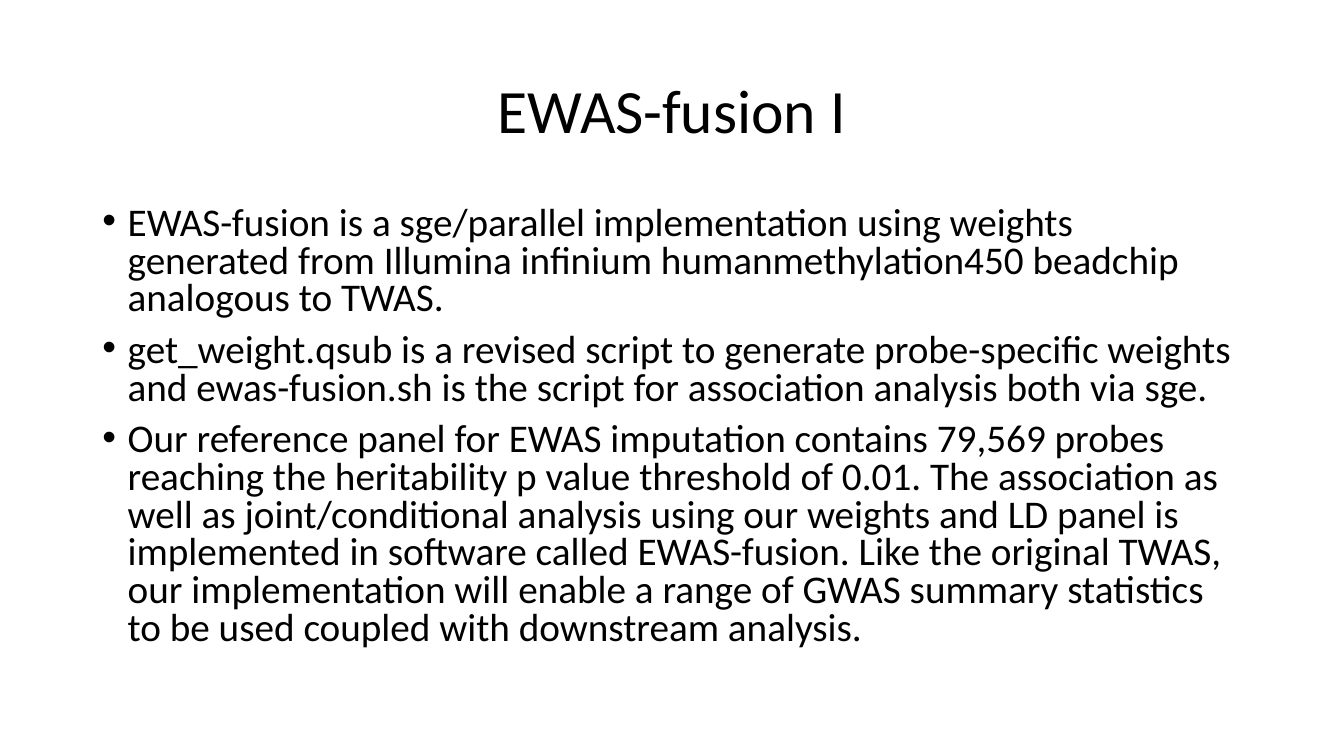
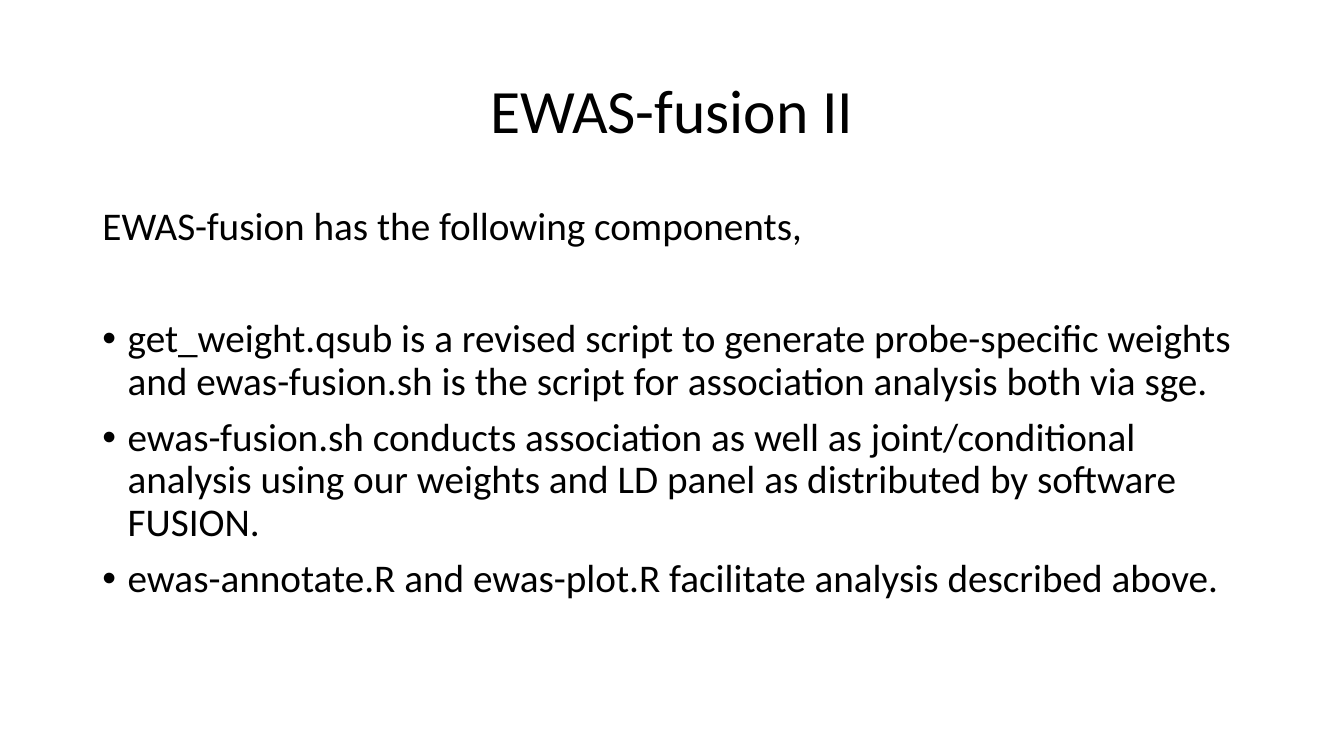
Before and after one commit to jinghuazhao/EWAS-fusion, a slide deck: slide 10 of README.pptx (slide 9 before the commit). Drawn at 1344x756 pixels with LibreOffice and Linux fonts; fonts in the diff are those of the drawing. Boxes give left, top, right and bottom in pixels: in the first picture for what was removed or moved away, otherwise in the second. Text is boxed around its words. In the diff, an @@ line names an element or a change of style, - is before the commit and + after.

```diff
--- a/README.pptx
+++ b/README.pptx
@@ title at (x1=490, y1=90, x2=853, y2=134): text changed @@
-EWAS-fusion I
+EWAS-fusion II
@@ text at (x1=102, y1=212, x2=802, y2=247): text changed @@
-• EWAS-fusion is a sge/parallel implementation using weights generated from Illumina infinium humanmethylation450 beadchip analogous to TWAS.
+EWAS-fusion has the following components,
@@ text at (x1=128, y1=324, x2=1230, y2=402): line spacing 0.8 to 0.9 @@
@@ text at (x1=128, y1=423, x2=1218, y2=599): text changed @@
-• Our reference panel for EWAS imputation contains 79,569 probes reaching the heritability p value threshold of 0.01. The association as well as joint/conditional analysis using our weights and LD panel is implemented in software called EWAS-fusion. Like the original TWAS, our implementation will enable a range of GWAS summary statistics to be used coupled with downstream analysis.
+• ewas-fusion.sh conducts association as well as joint/conditional analysis using our weights and LD panel as distributed by software FUSION.
+• ewas-annotate.R and ewas-plot.R facilitate analysis described above.
```
Also in this commit, not shown: 3 other slides changed.
